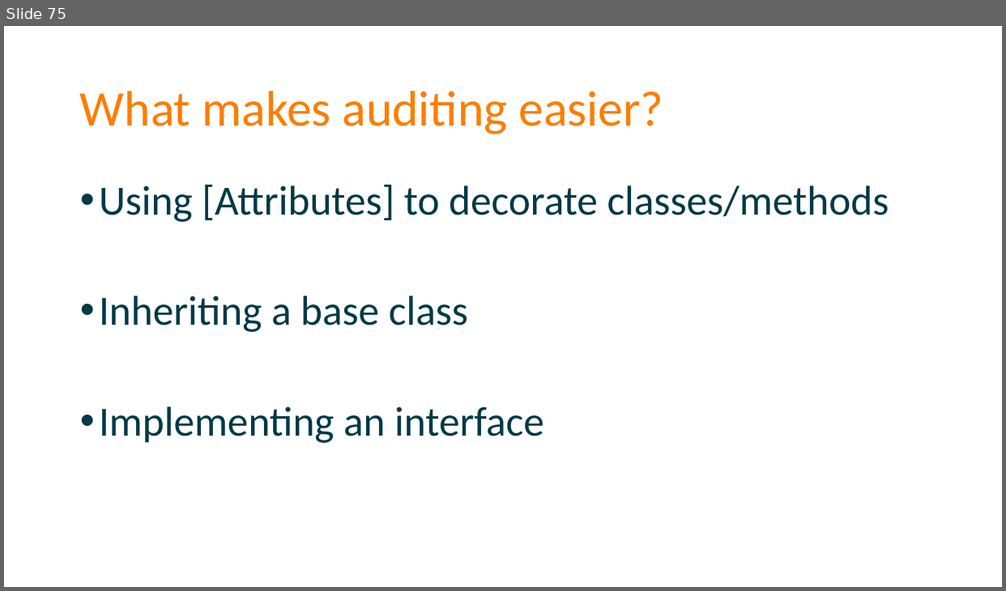
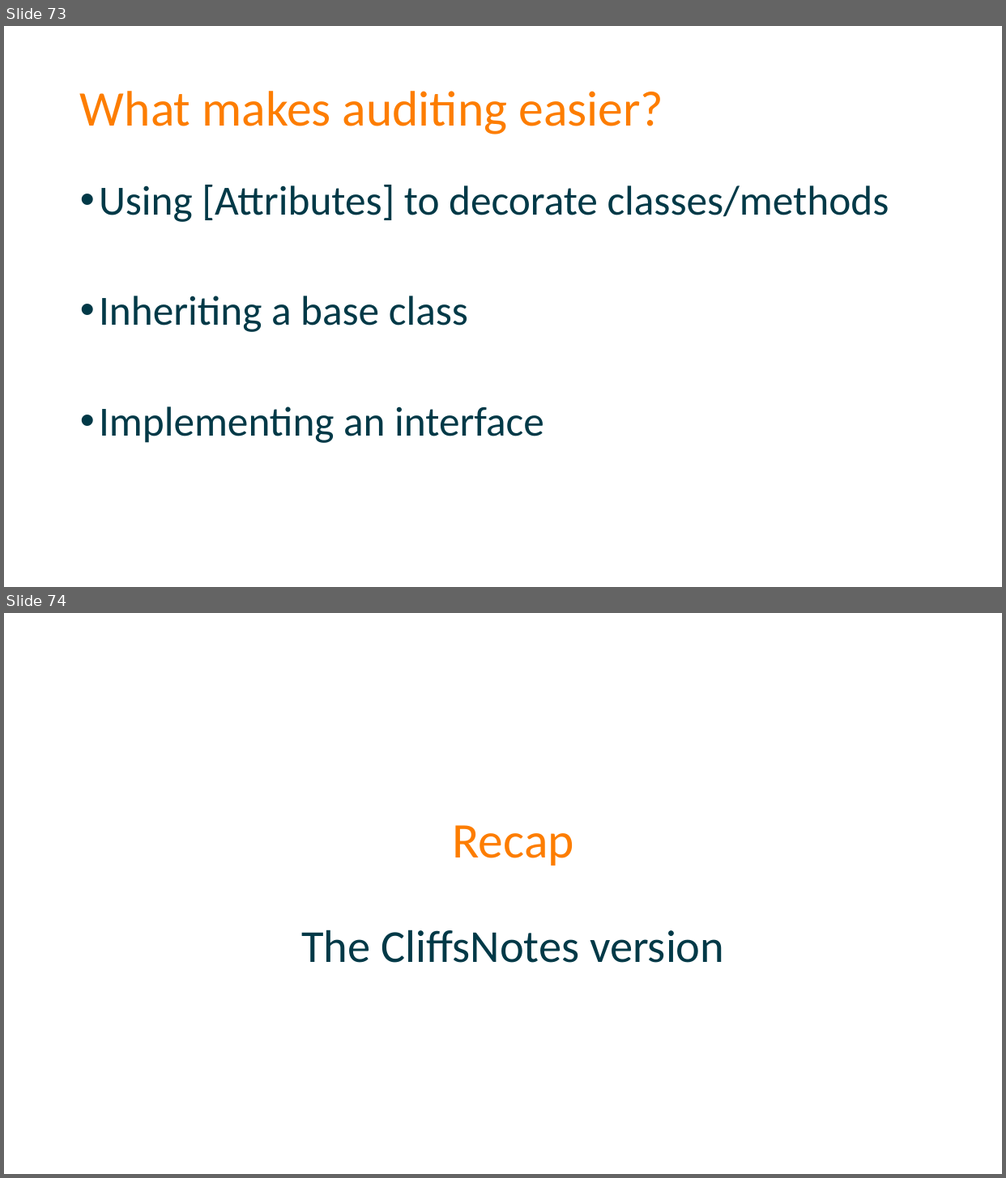
Before and after one commit to spetryjohnson/Talk---Dont-Write-Secure-Code-Design-Secure-Systems, a slide deck: Secure Systems - CodeMash 2017.pptx. Shown one above the other, each under a label of ours: slide 75 before the commit, slides 73 and 74 after it. The pictures are 1006x591 and 1006x1178 pixels, drawn with LibreOffice and Linux fonts; fonts in the diff are those of the drawing. Boxes give left, top, right and bottom in pixels: in the first picture for what was removed or moved away, otherwise in the second. Text is boxed around its words. In the diff, an @@ line names an element or a change of style, - is before the commit and + after.

Commit message:
Cleanup up recap and last slide

```diff
--- a/Secure Systems - CodeMash 2017.pptx
+++ b/Secure Systems - CodeMash 2017.pptx
@@ slide 74 added at <box>4,613,1002,1174</box>, background #FFFFFF @@
@@ title added at <box>301,825,724,963</box>, 44 pt, text #013947 @@
+Recap
+The CliffsNotes version
@@ what was slide 75 is now slide 73 @@
```
Also in this commit, not shown: 1 slide changed, 1 other slide added, 3 slides removed, 1 other file.
